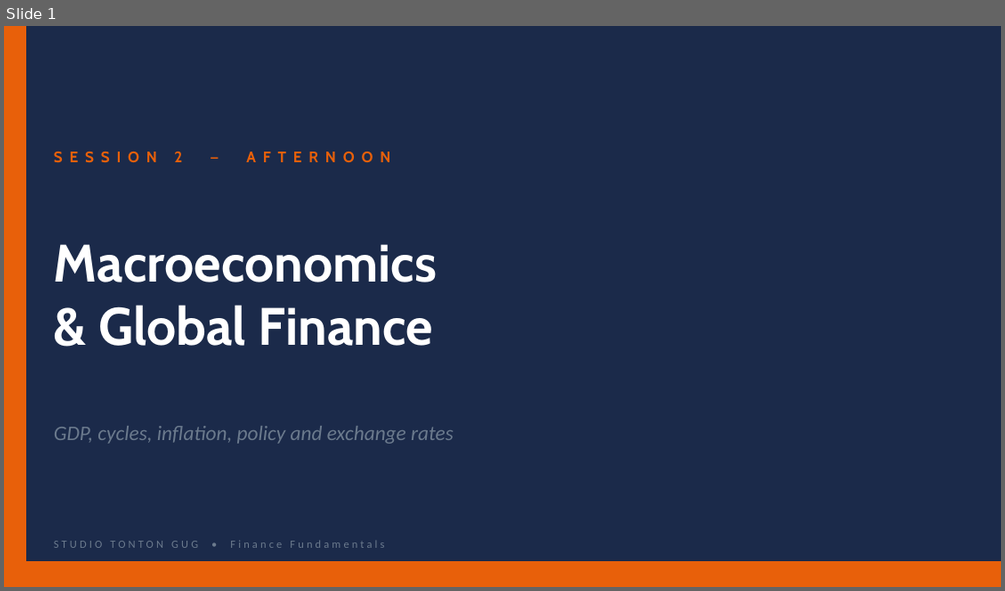
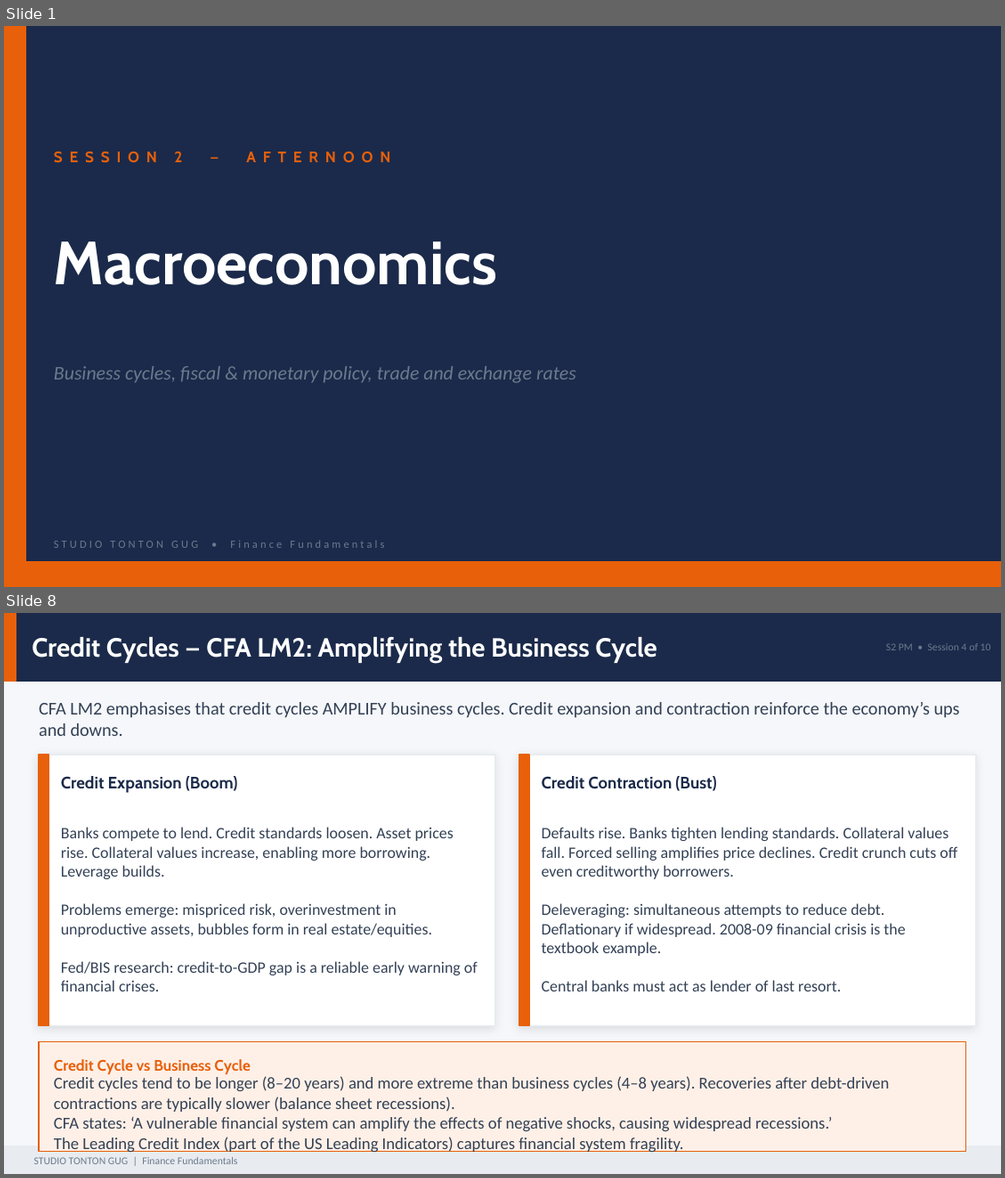
Before and after one commit to Gug4ever/Tonton_Gug_Studio, a slide deck: assets/finance/S04_Macroeconomics.pptx. Shown one above the other, each under a label of ours: slide 1 before the commit, slides 1 and 8 after it; the slides between them are not shown. The pictures are 1005x591 and 1005x1178 pixels, drawn with LibreOffice and Linux fonts; fonts in the diff are those of the drawing. Boxes give left, top, right and bottom in pixels: in the first picture for what was removed or moved away, otherwise in the second. Text is boxed around its words. In the diff, an @@ line names an element or a change of style, - is before the commit and + after.

```diff
--- a/assets/finance/S04_Macroeconomics.pptx
+++ b/assets/finance/S04_Macroeconomics.pptx
@@ slide 8 added at (4, 613, 1001, 1174), background #F5F7FA @@
@@ rectangle added at (4, 613, 1001, 681), fill #1B2A4A, outline #1B2A4A 1 pt @@
@@ rectangle added at (4, 613, 16, 681), fill #E8600A, outline #E8600A 1 pt @@
@@ text added at (32, 637, 656, 663), 19 pt, text #FFFFFF, bold @@
+Credit Cycles — CFA LM2: Amplifying the Business Cycle
@@ text added at (886, 643, 991, 650), 7.5 pt, text #6B7A8D @@
+S2 PM • Session 4 of 10
@@ text added at (39, 702, 960, 736), 13 pt, text #334155 @@
+CFA LM2 emphasises that credit cycles AMPLIFY business cycles. Credit expansion and contraction reinforce the economy’s ups and downs.
@@ rectangle added at (39, 755, 495, 1026), fill #FFFFFF, outline #E8ECF0 1 pt @@
@@ rectangle added at (39, 755, 48, 1026), fill #E8600A, outline #E8600A 1 pt @@
@@ rectangle added at (519, 755, 976, 1026), fill #FFFFFF, outline #E8ECF0 1 pt @@
@@ rectangle added at (519, 755, 529, 1026), fill #E8600A, outline #E8600A 1 pt @@
@@ text added at (61, 776, 238, 793), 12 pt, text #1B2A4A, bold @@
+Credit Expansion (Boom)
@@ text added at (542, 776, 716, 791), 12 pt, text #1B2A4A, bold @@
+Credit Contraction (Bust)
@@ text added at (61, 827, 477, 991), 11.5 pt, text #334155 @@
+Banks compete to lend. Credit standards loosen. Asset prices rise. Collateral values increase, enabling more borrowing. Leverage builds.
+Problems emerge: mispriced risk, overinvestment in unproductive assets, bubbles form in real estate/equities.
+Fed/BIS research: credit-to-GDP gap is a reliable early warning of financial crises.
@@ text added at (542, 827, 957, 991), 11.5 pt, text #334155 @@
+Defaults rise. Banks tighten lending standards. Collateral values fall. Forced selling amplifies price declines. Credit crunch cuts off even creditworthy borrowers.
+Deleveraging: simultaneous attempts to reduce debt. Deflationary if widespread. 2008-09 financial crisis is the textbook example.
+Central banks must act as lender of last resort.
@@ rectangle added at (39, 1042, 966, 1151), fill #FEF0E7, outline #E8600A 1 pt @@
@@ text added at (54, 1059, 250, 1074), 11 pt, text #E8600A, bold @@
+Credit Cycle vs Business Cycle
@@ text added at (54, 1076, 889, 1152), 12 pt, text #334155 @@
+Credit cycles tend to be longer (8–20 years) and more extreme than business cycles (4–8 years). Recoveries after debt-driven contractions are typically slower (balance sheet recessions).
+CFA states: ‘A vulnerable financial system can amplify the effects of negative shocks, causing widespread recessions.’
+The Leading Credit Index (part of the US Leading Indicators) captures financial system fragility.
@@ rectangle added at (4, 1146, 1001, 1174), fill #E8ECF0, outline #E8ECF0 1 pt @@
@@ text added at (34, 1157, 238, 1164), 7.5 pt, text #6B7A8D @@
+STUDIO TONTON GUG | Finance Fundamentals
@@ slide 1 changed as well @@
@@ text "Macroeconomics" at (54, 241, 497, 285): size 38 to 44 pt @@
@@ text at (98, 305, 433, 346): paragraph removed @@
-& Global Finance
@@ text at (54, 366, 576, 383): text changed; size 15 to 14 pt @@
-GDP, cycles, inflation, policy and exchange rates
+Business cycles, fiscal & monetary policy, trade and exchange rates
```
Also in this commit, not shown: 35 other slides added, 10 slides removed, 23 other files.
